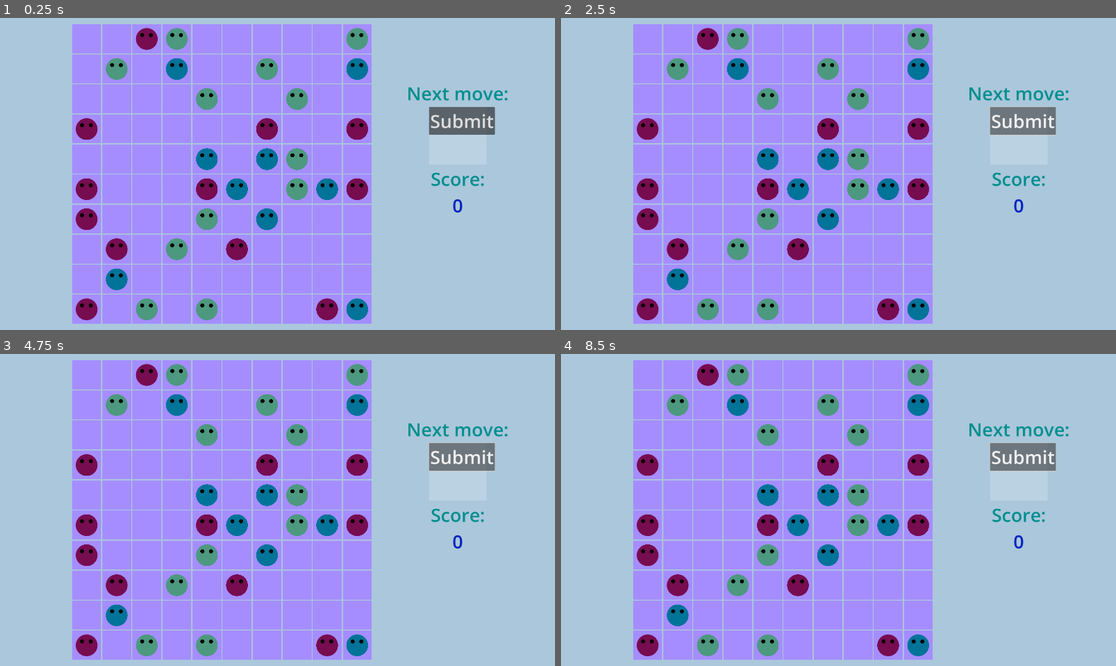
Above: before the commit, frames 1-4 (two rows, left to right).
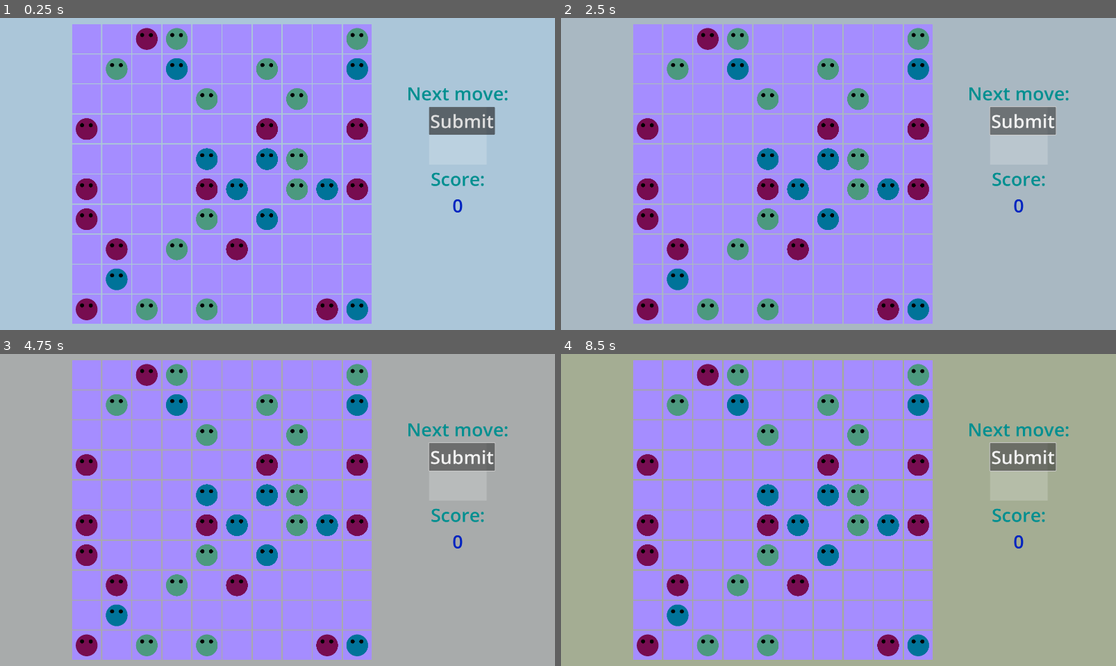
Above: after the commit, the same moments.

Repository: KaterynaKateryna/LudumDare56
Game: Godot game, scene res://scenes/game_screen.tscn
The game is run twice, just before and just after one commit, with the same random seed, the same clock (stepped at 60 frames per second) and the same inputs.
Inputs:
- Up to frame 1 (0.25 s): no input
- Up to frame 2 (2.5 s): click "Submit" at 0.5 s; click "Submit" at 1.25 s; click "Submit" at 2 s
- Up to frame 3 (4.75 s): tap Enter at 2.75, 4.25 s; tap Space at 3.5 s
- Up to frame 4 (8.5 s): tap Space at 5, 6.5 s; tap Enter at 5.75 s

The runs differ from the first frame. In frame 2, 48% of the frame differs, in the area x 0-100%, y 0-100%; in frame 3, 50%; in frame 4, 50%.

Commit message:
animate background

Diff:
--- /dev/null
+++ b/src/scenes/background.gd
@@ -0,0 +1,18 @@
+extends CanvasLayer
+
+@onready var color_rect = get_node("ColorRect")
+
+# Called when the node enters the scene tree for the first time.
+func _ready() -> void:
+	var tween = get_tree().create_tween().set_loops()
+	var time = 5
+	tween.tween_property(color_rect, "modulate", Color("fad9c4"), time)
+	tween.tween_property(color_rect, "modulate", Color("f2e0a1"), time)
+	tween.tween_property(color_rect, "modulate", Color("a7f7b6"), time)
+	tween.tween_property(color_rect, "modulate", Color("83f8e9"), time)
+	#todo choose nicer colors
+
+
+# Called every frame. 'delta' is the elapsed time since the previous frame.
+func _process(delta: float) -> void:
+	pass
--- a/src/scenes/background.tscn
+++ b/src/scenes/background.tscn
@@ -1,6 +1,9 @@
-[gd_scene format=3 uid="uid://cwnehyrj7fgf7"]
+[gd_scene load_steps=2 format=3 uid="uid://cwnehyrj7fgf7"]
+
+[ext_resource type="Script" path="res://scenes/background.gd" id="1_mu7b2"]
 
 [node name="Background" type="CanvasLayer"]
+script = ExtResource("1_mu7b2")
 
 [node name="ColorRect" type="ColorRect" parent="."]
 anchors_preset = 15
